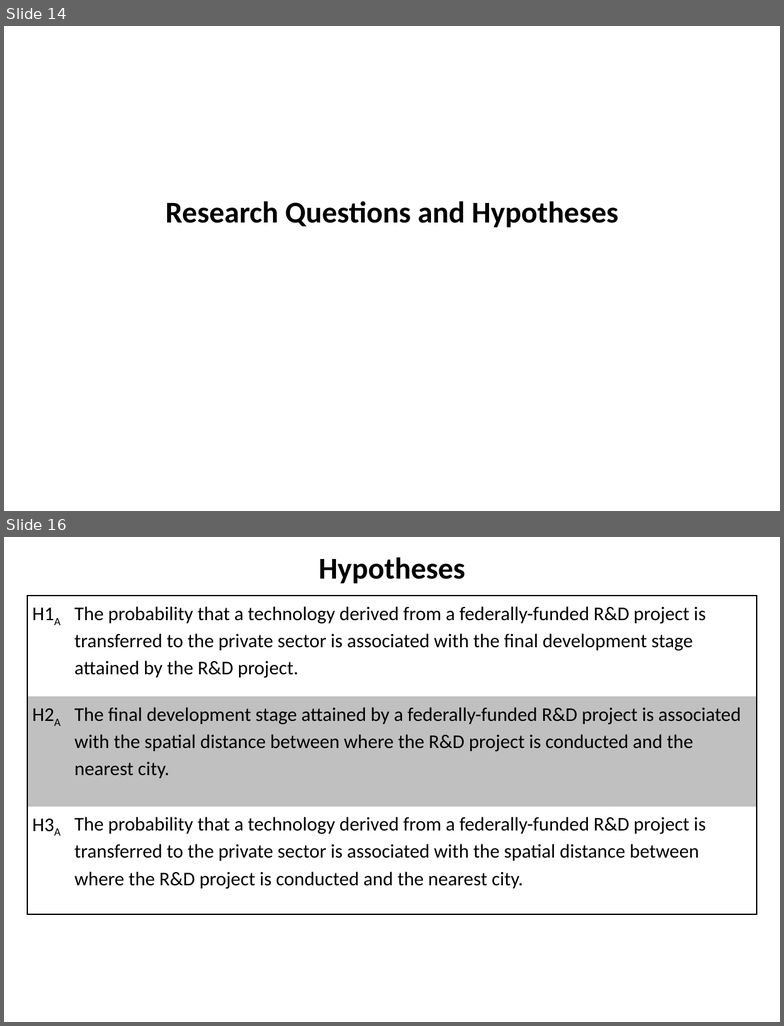
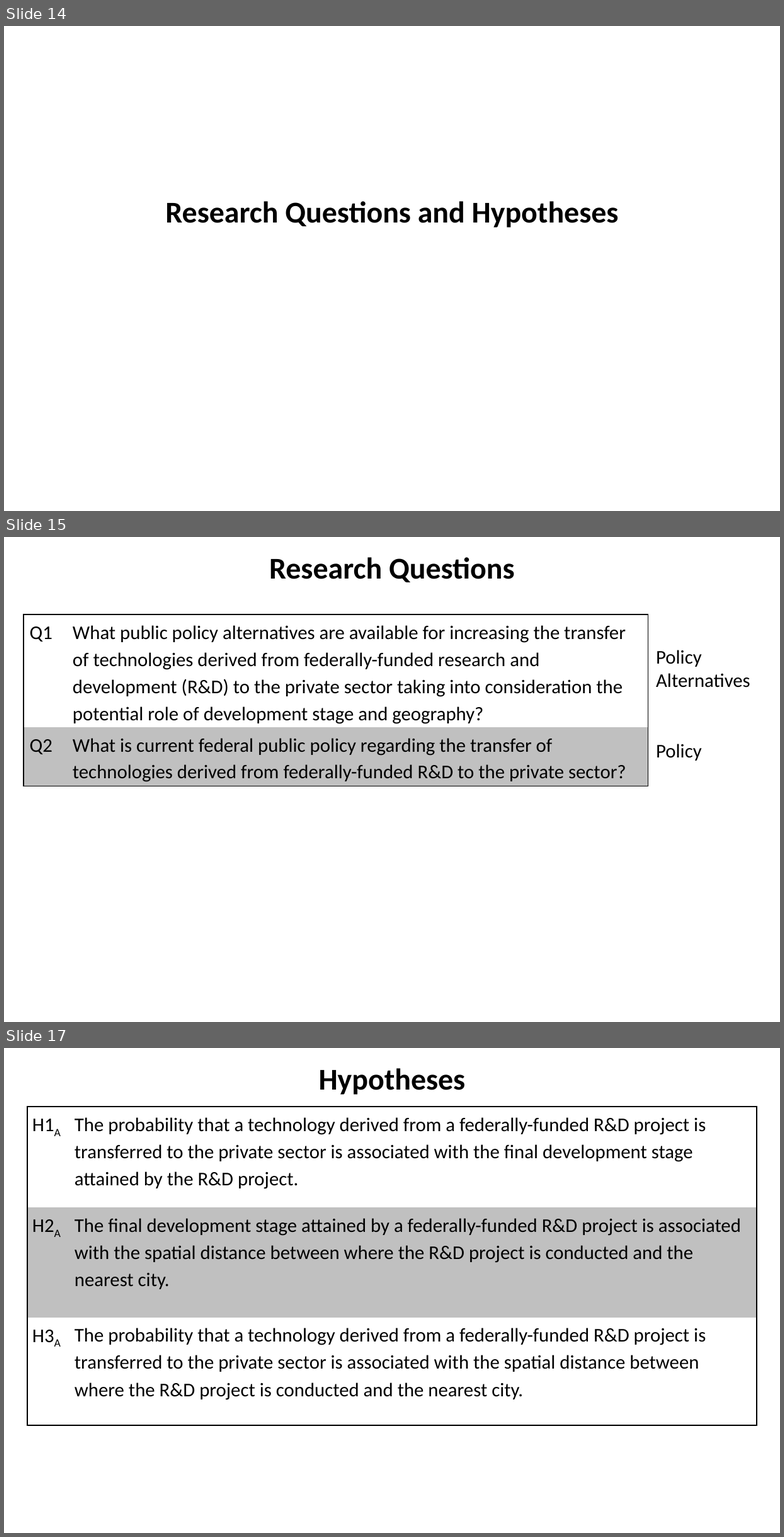
Before and after one commit to SLU-Courses-Townes/SOC5600, a slide deck: FinalProject/Presentation/Townes_SOC5600_FinalProject_Presentation.pptx. Shown one above the other, each under a label of ours: slides 14 and 16 before the commit, slides 14, 15 and 17 after it; the slides between them are not shown. The pictures are 784x1026 and 784x1537 pixels, drawn with LibreOffice and Linux fonts; fonts in the diff are those of the drawing. Boxes give left, top, right and bottom in pixels: in the first picture for what was removed or moved away, otherwise in the second. Text is boxed around its words. In the diff, an @@ line names an element or a change of style, - is before the commit and + after.

```diff
--- a/FinalProject/Presentation/Townes_SOC5600_FinalProject_Presentation.pptx
+++ b/FinalProject/Presentation/Townes_SOC5600_FinalProject_Presentation.pptx
@@ slide 15 added at <box>4,537,780,1022</box>, background #FFFFFF @@
@@ text added at <box>269,557,515,582</box>, 28 pt, text #000000, bold @@
+Research Questions
@@ table added at <box>24,614,648,785</box>, 2 rows, 2 columns @@
+Q1 | What public policy alternatives are available for increasing the transfer of technologies derived from federally-funded research and development (R&D) to the private sector taking into consideration the potential role of development stage and geography?
+Q2 | What is current federal public policy regarding the transfer of technologies derived from federally-funded R&D to the private sector?
@@ text added at <box>656,650,751,688</box>, 18 pt, text #000000 @@
+Policy Alternatives
@@ text added at <box>656,744,702,761</box>, 18 pt, text #000000 @@
+Policy
@@ what was slide 16 is now slide 17 @@
```
Also in this commit, not shown: 11 slides changed.
